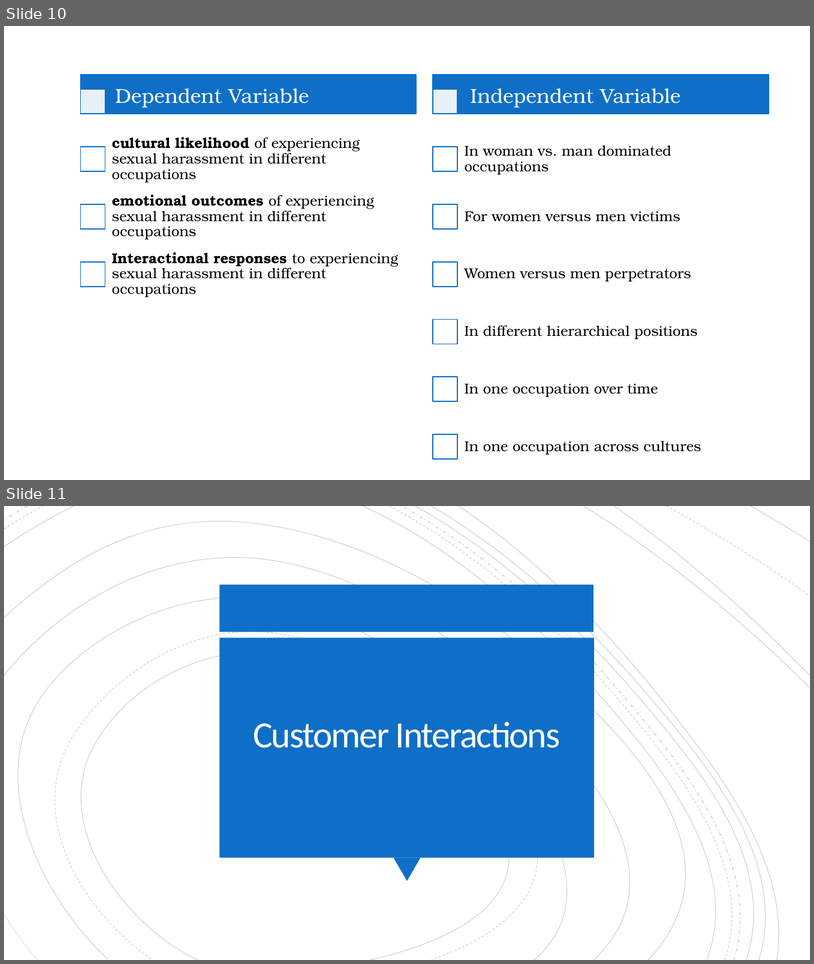
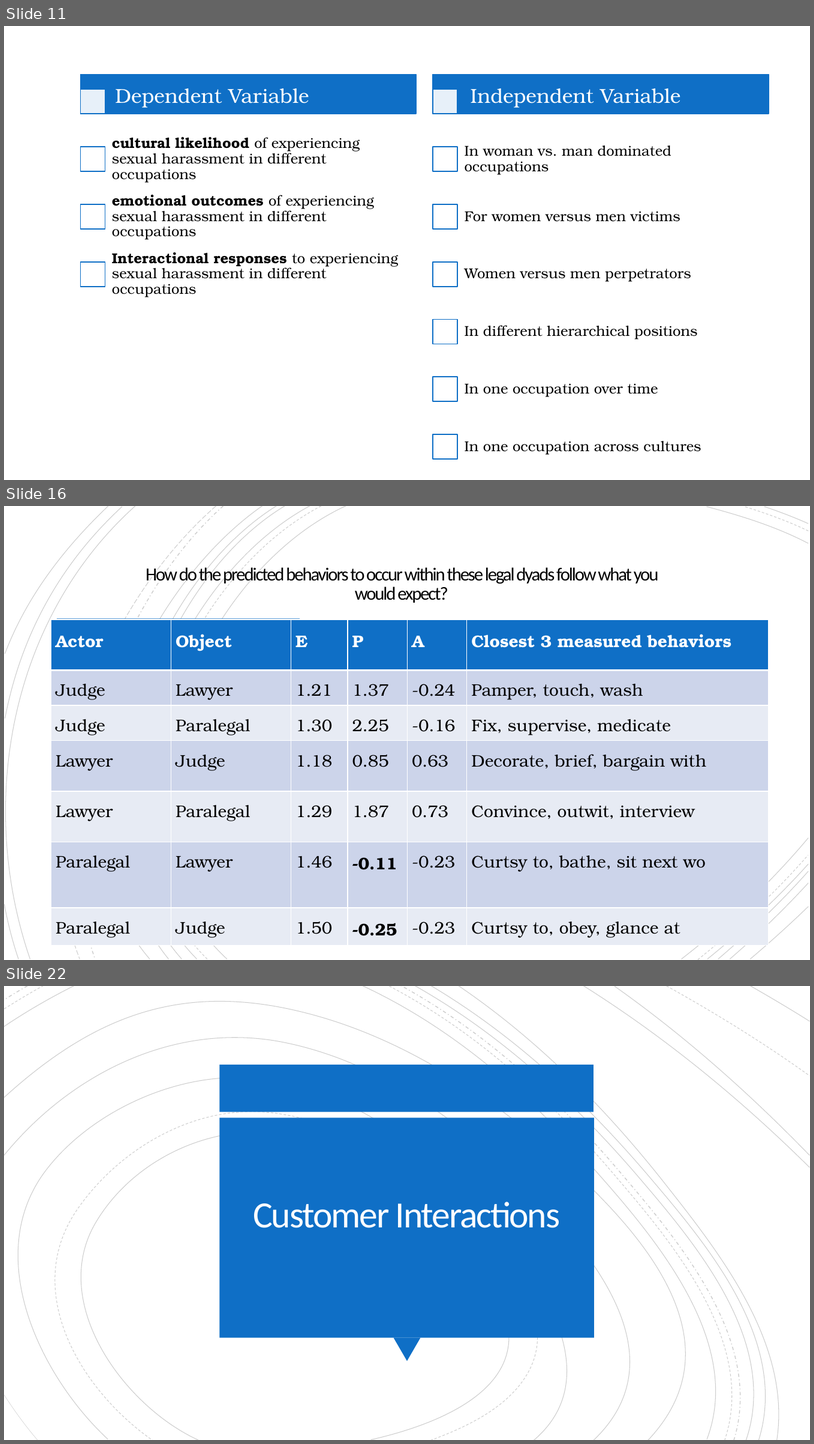
Before and after one commit to ekmaloney/soc490s, a slide deck: slides/march_8.pptx. Shown one above the other, each under a label of ours: slides 10 and 11 before the commit, slides 11, 16 and 22 after it; the slides between them are not shown. The pictures are 814x964 and 814x1444 pixels, drawn with LibreOffice and Linux fonts; fonts in the diff are those of the drawing. Boxes give left, top, right and bottom in pixels: in the first picture for what was removed or moved away, otherwise in the second. Text is boxed around its words. In the diff, an @@ line names an element or a change of style, - is before the commit and + after.

```diff
--- a/slides/march_8.pptx
+++ b/slides/march_8.pptx
@@ slide 16 added at (x1=4, y1=506, x2=810, y2=960), background #FFFFFF @@
@@ group added at (x1=4, y1=506, x2=809, y2=960): 21 freeform shapes @@
@@ title added at (x1=146, y1=565, x2=659, y2=603), 22 pt, text #000000 @@
+How do the predicted behaviors to occur within these legal dyads follow what you would expect?
@@ table added at (x1=51, y1=620, x2=769, y2=939), 7 rows, 6 columns @@
+Actor | Object | E | P | A | Closest 3 measured behaviors
+Judge | Lawyer | 1.21 | 1.37 | -0.24 | Pamper, touch, wash
+Judge | Paralegal | 1.30 | 2.25 | -0.16 | Fix, supervise, medicate
+Lawyer | Judge | 1.18 | 0.85 | 0.63 | Decorate, brief, bargain with
+Lawyer | Paralegal | 1.29 | 1.87 | 0.73 | Convince, outwit, interview
+Paralegal | Lawyer | 1.46 | -0.11 | -0.23 | Curtsy to, bathe, sit next wo
+Paralegal | Judge | 1.50 | -0.25 | -0.23 | Curtsy to, obey, glance at
@@ rectangle added at (x1=57, y1=619, x2=300, y2=652), fill #0F6FC6 @@
@@ rectangle added at (x1=57, y1=657, x2=300, y2=830), fill #0F6FC6 @@
@@ triangle added at (x1=168, y1=830, x2=189, y2=849), fill #0F6FC6 @@
@@ what was slide 10 is now slide 11 @@
@@ what was slide 11 is now slide 22 @@
```
Also in this commit, not shown: 3 slides changed, 20 other slides added, 1 slide removed, 8 other files.
